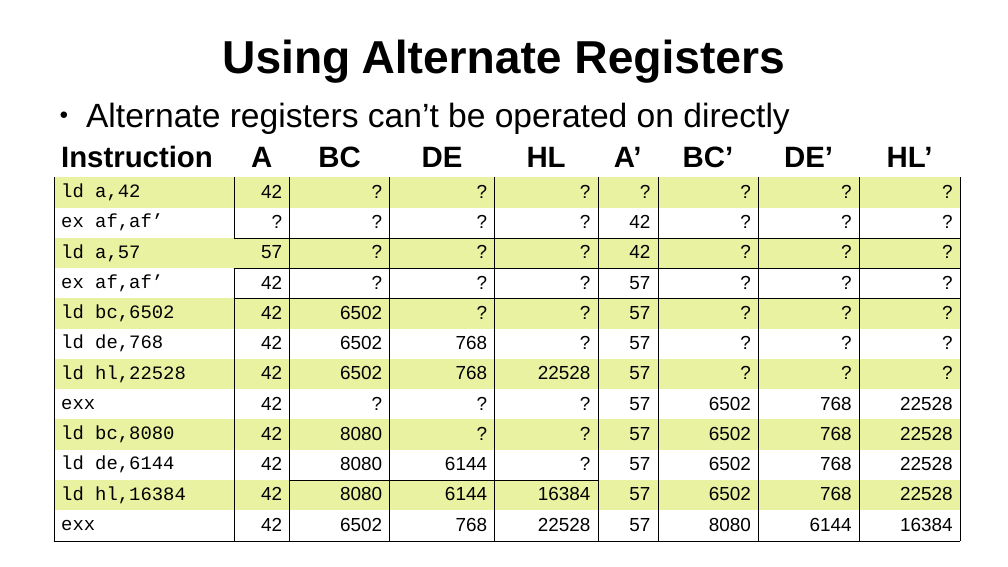
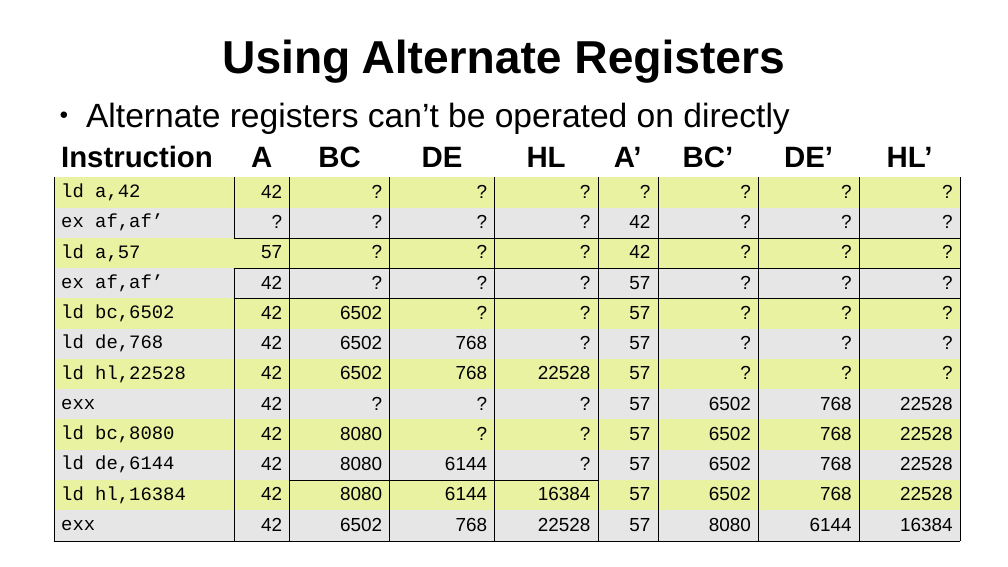
Before and after one commit to SlithyMatt/zxs-assembly-tutorial, a slide deck: slide 14 of Lesson3/Lesson3.odp. Drawn at 1008x567 pixels with LibreOffice and Linux fonts; fonts in the diff are those of the drawing. Boxes give left, top, right and bottom in pixels: in the first picture for what was removed or moved away, otherwise in the second. Text is boxed around its words. In the diff, an @@ line names an element or a change of style, - is before the commit and + after.

```diff
--- a/Lesson3/Lesson3.odp
+++ b/Lesson3/Lesson3.odp
@@ table at (54, 127, 960, 535) @@
@@ fill none to #E6E6E6 in 54 cells @@
```
Also in this commit, not shown: 6 other slides changed, 3 other files.
